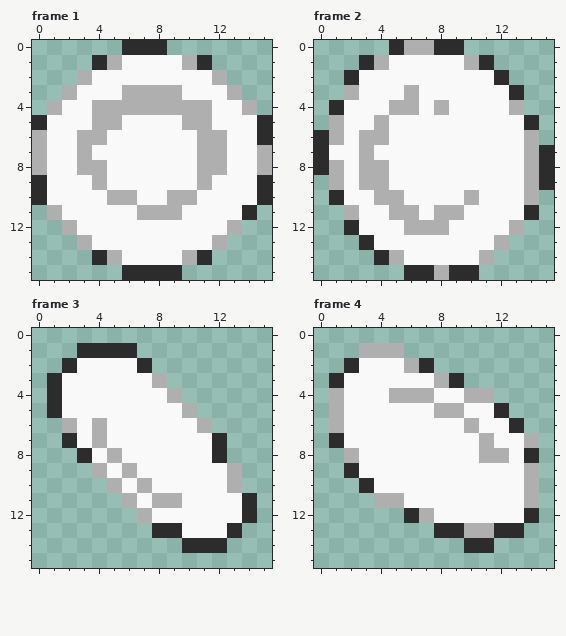
Pixel-art file, stored at art/cell/ase/cell.ase. Above: the version before the commit.
16x16 pixels, 8 frames. Shown: frame 1, frame 2, frame 3, frame 4. The commit also changed other frames, which this record leaves out.
After the commit:
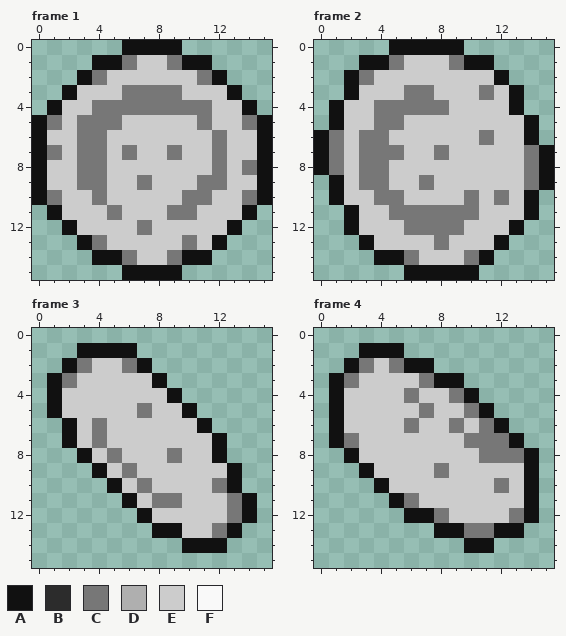
Palette (. is transparent): A #111111  B #2c2c2c  C #777777  D #afafaf  E #cccccc  F #f9f9f9
The exact change:
layer "Base" added
layer "Texture" added
layer "Sprite Sheet" removed
Changed rows in their new state; - is an unchanged pixel.
Frame 1, layers "Texture", "Base":
first column x 0:
 0 ------AAAA------
 1 ----AACEECAA----
 2 ---ACEEEEEECA---
 3 --AEEECCCCEEEA--
 4 -AEECCCCCCCCEEA-
 5 ACECCCEEEEECEECA
 6 AEECCEEEEEEECEEA
 7 ACECCECEECEECEEA
 8 AEECCEEEEEEECECA
 9 AEECCEECEEECCEEA
10 ACEECEEEEECCEECA
11 -AEEECEEECCEEEA-
12 --AEEEECEEEEEA--
13 ---ACEEEEECEA---
14 ----AACEECAA----
15 ------AAAA------
Frame 2, layers "Texture", "Base":
first column x 0:
 0 -----AAAAA------
 1 ---AACEEECAA----
 2 --ACEEEEEEEEA---
 3 --AEEECCEEECEA--
 4 -AEECCCCCEEEEA--
 5 -AEECCEEEEEEEEA-
 6 ACECCEEEEEECEEA-
 7 ACECCCEECEEEEECA
 8 ACECCEEEEEEEEECA
 9 -AECCEECEEEEEECA
10 -AEECCEEEECECEA-
11 --AEECCCCCCEEEA-
12 --AEEECCCCEEEA--
13 ---AEEEECEEEA---
14 ----AACEEECA----
15 ------AAAAA-----
Frame 3, layers "Texture", "Base":
first column x 1:
 1 --AAAA--------
 2 -ACEECA-------
 3 ACEEEEEA------
 4 AEEEEEEEA-----
 5 AEEEEECEEA----
 6 -AECEEEEEEA---
 7 -AECEEEEEEEA--
 8 --AECEEECEEA--
 9 ---AECEEEEEEA-
10 ----AECEEEECA-
11 -----AECCEEECA
12 ------AEEEEECA
13 -------AAEECA-
14 ---------AAA--
Frame 4:
first column x 1:
 1 --AAA---------
 2 -ACECAA-------
 3 ACEEEECAA-----
 4 AEEEECEECA.---
 5 AEEEEECEECA.--
 6 AEEEECEECECA.-
 7 ACEEEEEEECCCA.
 8 -AEEEEEEEECCCA
 9 -.AEEEECEEEEEA
10 --.AEEEEEEECEA
11 ---.ACEEEEEEEA
12 -----AACEEEECA
13 -------AACCAA-
14 ---------AA---
